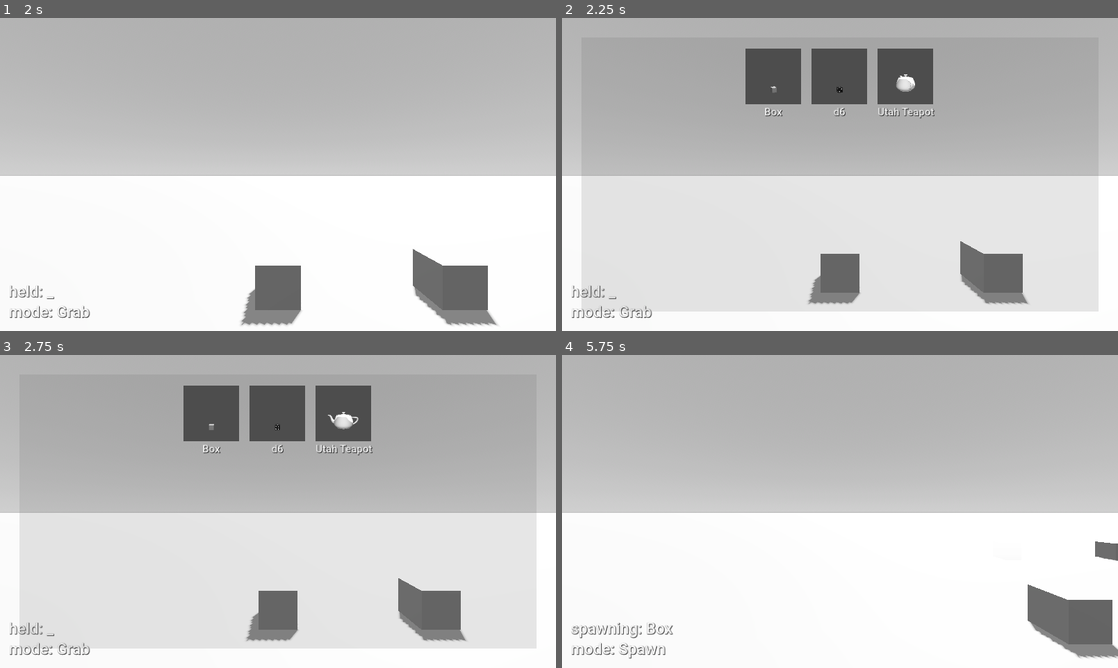
Above: before the commit, frames 1-4 (two rows, left to right).
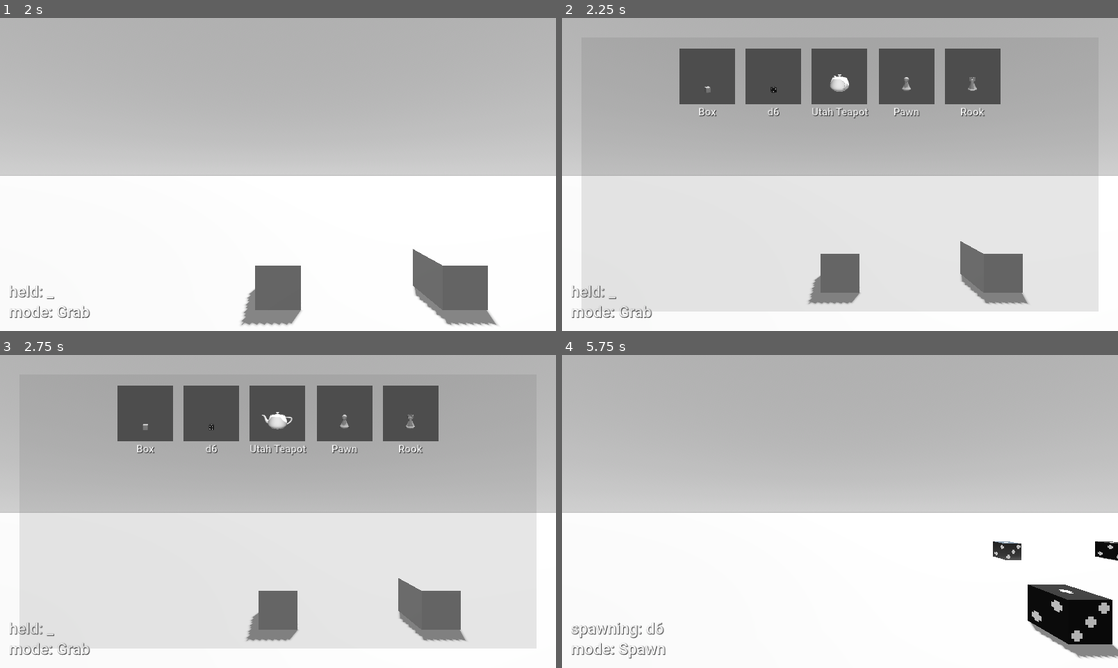
Above: after the commit, the same moments.

Repository: ktnlvr/table
Game: Godot game, scene res://scenes/base.tscn
The game is run twice, just before and just after one commit, with the same random seed, the same clock (stepped at 60 frames per second) and the same inputs.
Inputs (mouse positions are in pixels of both pictures, inside the frame that each line leads up to):
- Up to frame 1 (2 s): tap Enter (Toggle Lock Height) at 0.5 s; move the mouse to (400, 158) at 0.52 s; press the mouse at (400, 158) at 0.53 s; hold D (Right) 0.53-1.25 s; release the mouse at (400, 158) at 1.25 s; click "Host" at 1.25 s
- Up to frame 2 (2.25 s): tap Space at 2 s; move the mouse to (728, 190) at 2.02 s; hold S (Back) from 2.03 s (still down); tap Tab (Assets) at 2.1 s
- Up to frame 3 (2.75 s): keep holding S (Back); click (166, 527) at 2.3 s
- Up to frame 4 (5.75 s): release S (Back) at 2.75 s; click (773, 414) at 2.77 s; tap Enter (Toggle Lock Height) at 3.5 s; move the mouse to (895, 442) at 3.52 s; hold D (Right) 3.53-4.28 s; hold Shift (Boost) 3.53-4.28 s; click (895, 442) at 3.8 s; move the mouse to (812, 574) at 4.27 s; hold W (Forward) 4.28-5.03 s; tap Middle mouse button (Copy) at 4.35 s; click (812, 574) at 4.55 s; move the mouse to (1006, 558) at 5.02 s; press the mouse at (1006, 558) at 5.03 s; hold A (Left) from 5.03 s (still down)

Frame 1 is identical in both runs. In frame 2, 4.4% of the frame differs, in the area x 21-79%, y 9-32%; in frame 3, 4.5%; in frame 4, 3.0%.

Commit message:
Add a pawn and a rook

Diff:
--- /dev/null
+++ b/data/miniatures/chess/Pawn.tres
@@ -0,0 +1,13 @@
+[gd_resource type="Resource" script_class="Miniature" load_steps=3 format=3 uid="uid://16jx33hliosx"]
+
+[ext_resource type="ArrayMesh" uid="uid://dva5u73y6q46t" path="res://data/meshes/chess/Pawn.obj" id="1_v1vma"]
+[ext_resource type="Script" path="res://scripts/data/Miniature.gd" id="2_rba4x"]
+
+[resource]
+script = ExtResource("2_rba4x")
+display_name = "Pawn"
+id = &"pawn"
+_mesh = ExtResource("1_v1vma")
+density = 1.0
+face_values = {}
+grounded_center_of_mass = true
--- /dev/null
+++ b/data/miniatures/chess/Rook.tres
@@ -0,0 +1,13 @@
+[gd_resource type="Resource" script_class="Miniature" load_steps=3 format=3 uid="uid://cpwcbxusytuh0"]
+
+[ext_resource type="ArrayMesh" uid="uid://dcisu4j5hhf5q" path="res://data/meshes/chess/Rook.obj" id="1_kk7j0"]
+[ext_resource type="Script" path="res://scripts/data/Miniature.gd" id="1_lios8"]
+
+[resource]
+script = ExtResource("1_lios8")
+display_name = "Rook"
+id = &"rook"
+_mesh = ExtResource("1_kk7j0")
+density = 1.0
+face_values = {}
+grounded_center_of_mass = true
--- a/scripts/data/Miniature.gd
+++ b/scripts/data/Miniature.gd
@@ -1,4 +1,6 @@
 class_name Miniature extends Resource
+
+const CENTER_OF_MASS_OFFSET_PERCENTAGE = 1
 
 @export var display_name: String
 @export var id: StringName
@@ -6,6 +8,7 @@
 @export var material: Material
 @export var density: float = 1
 @export var face_values: Dictionary
+@export var grounded_center_of_mass: bool
 
 var _cached_mesh: ArrayMesh
 var _cached_shape: ConvexPolygonShape3D = null
@@ -118,7 +121,9 @@
 
 	rb._miniature = self
 	rb.set_multiplayer_authority(1)
-
+	if grounded_center_of_mass:
+		rb.center_of_mass_mode = RigidBody3D.CENTER_OF_MASS_MODE_CUSTOM
+		rb.center_of_mass = center() + Vector3.DOWN * vertical_support_height() * CENTER_OF_MASS_OFFSET_PERCENTAGE
 	rb.global_position = at
 	rb.mass = mass()
 
--- a/scripts/misc/AssetDB.gd
+++ b/scripts/misc/AssetDB.gd
@@ -5,7 +5,9 @@
 @onready var builtins = [
 	preload("res://data/miniatures/Box.tres"),
 	preload("res://data/miniatures/D6.tres"),
-	preload("res://data/miniatures/Teapot.tres")
+	preload("res://data/miniatures/Teapot.tres"),
+	preload("res://data/miniatures/chess/Pawn.tres"),
+	preload("res://data/miniatures/chess/Rook.tres"),
 ]
 
 func _load_builtins():
Not shown, added: data/meshes/chess/Pawn.obj
Not shown, added: data/meshes/chess/Pawn.obj.import
Not shown, added: data/meshes/chess/Rook.obj
Not shown, added: data/meshes/chess/Rook.obj.import
